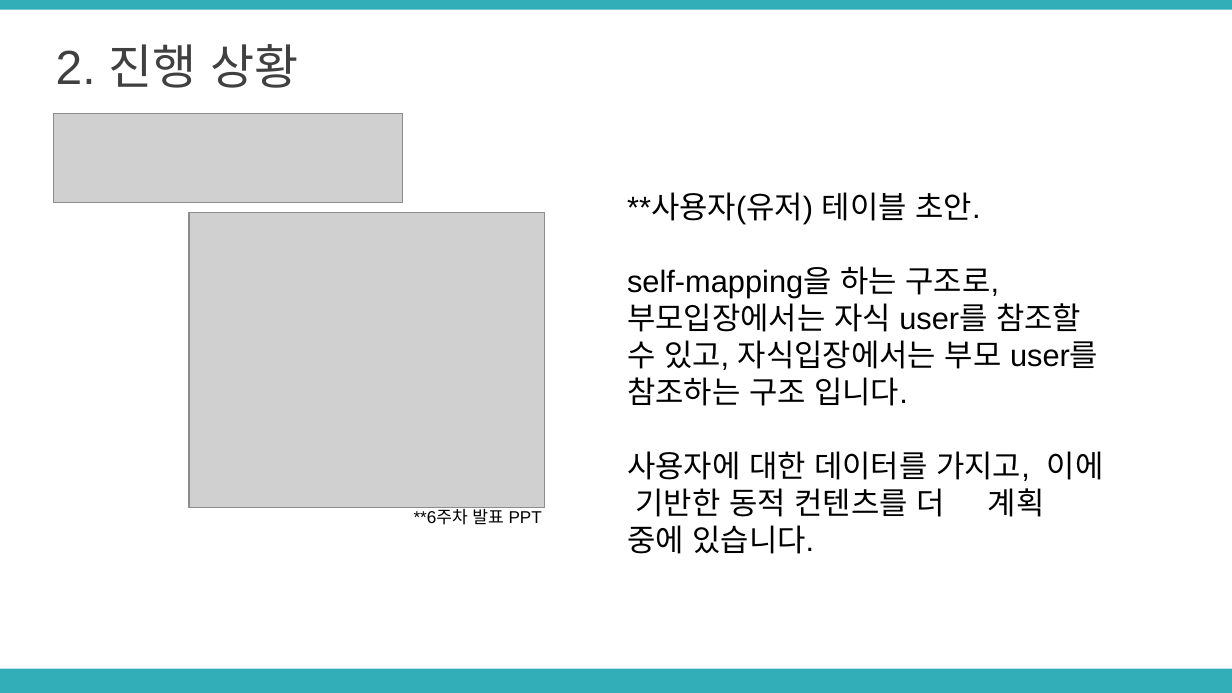
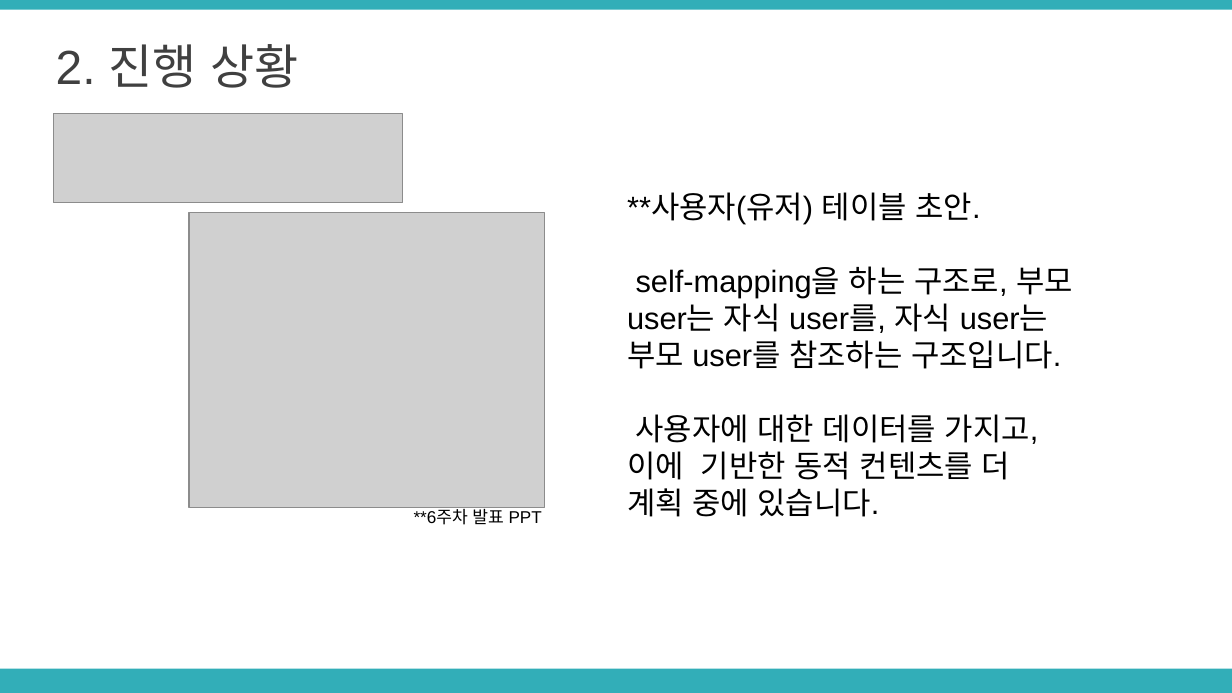
Before and after one commit to LimHyeji/Safety_Assistant, a slide deck: slide 6 of 8주차 중간발표 PPT(6조, 노란돌고래).pptx. Drawn at 1232x693 pixels with LibreOffice and Linux fonts; fonts in the diff are those of the drawing; grey boxes stand for pictures. Boxes give left, top, right and bottom in pixels: in the first picture for what was removed or moved away, otherwise in the second. Text is boxed around its words. In the diff, an @@ line names an element or a change of style, - is before the commit and + after.

```diff
--- a/8주차 중간발표 PPT(6조, 노란돌고래).pptx
+++ b/8주차 중간발표 PPT(6조, 노란돌고래).pptx
@@ text at (627,266,1073,369): text changed @@
-self-mapping을 하는 구조로, 부모입장에서는 자식 user를 참조할 수 있고, 자식입장에서는 부모 user를 참조하는 구조 입니다.
+self-mapping을 하는 구조로, 부모 user는 자식 user를, 자식 user는 부모 user를 참조하는 구조입니다.
```
Also in this commit, not shown: 9 other slides changed, 1 slide added.
